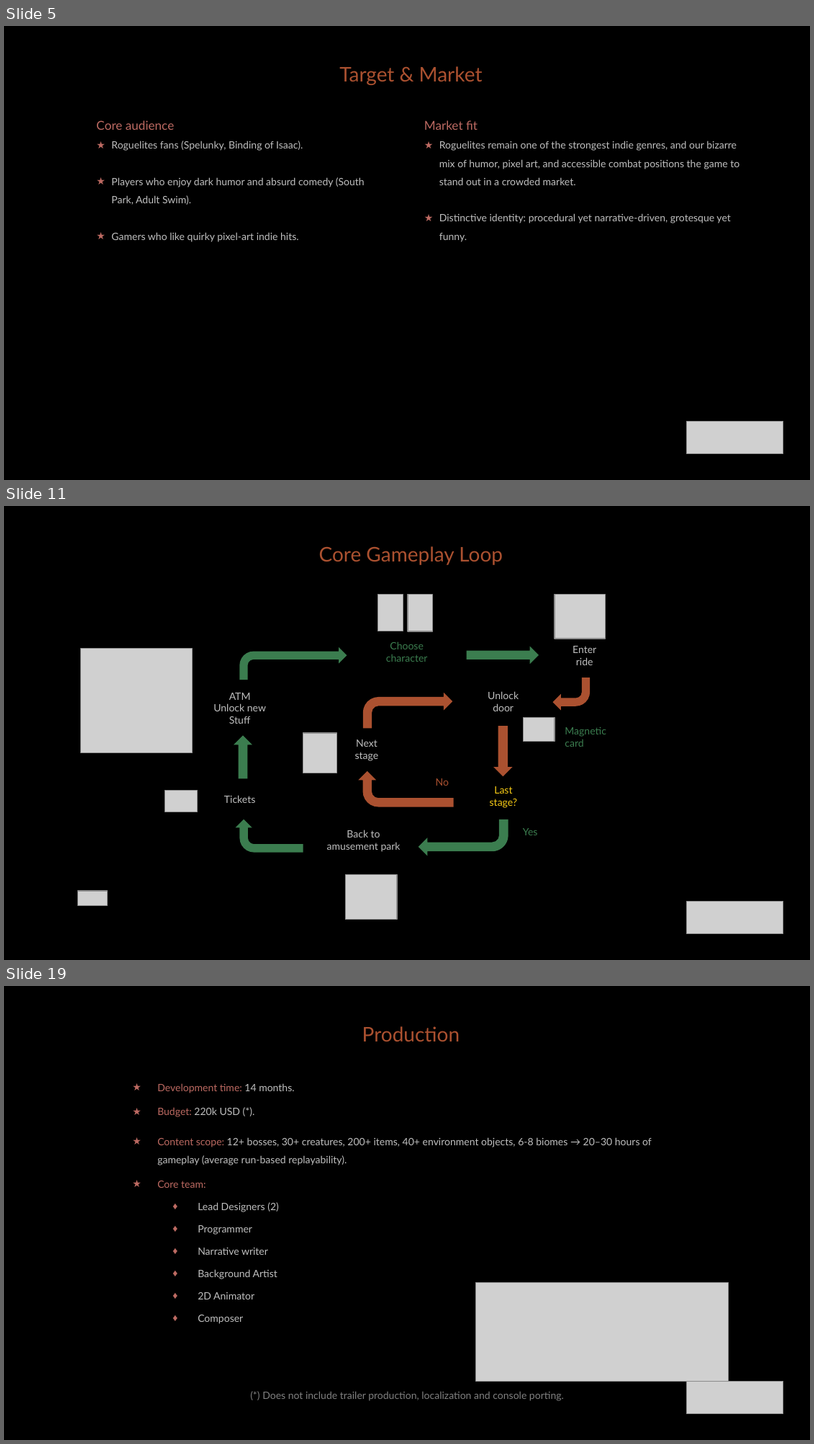
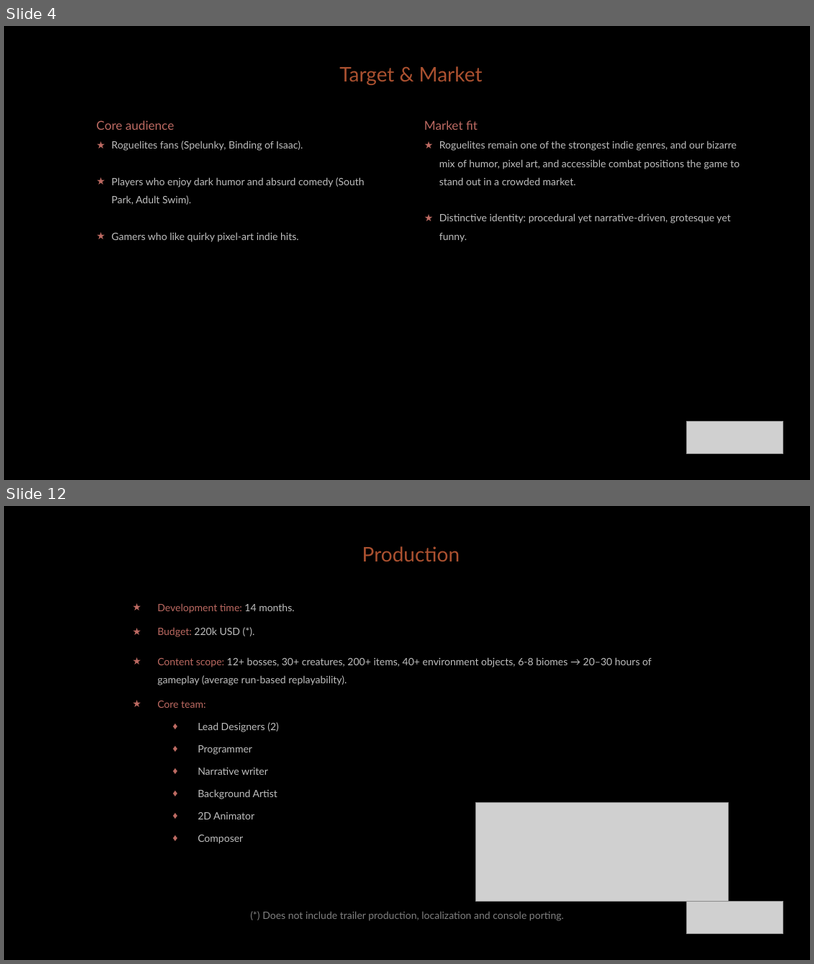
Before and after one commit to diegohcanepa/Remizione, a slide deck: Pitch Deck.pptx. Shown one above the other, each under a label of ours: slides 5, 11 and 19 before the commit, slides 4 and 12 after it; the slides between them are not shown. The pictures are 814x1444 and 814x964 pixels, drawn with LibreOffice and Linux fonts; fonts in the diff are those of the drawing; grey boxes stand for pictures; background and template pictures are left out. Boxes give left, top, right and bottom in pixels: in the first picture for what was removed or moved away, otherwise in the second. Text is boxed around its words. In the diff, an @@ line names an element or a change of style, - is before the commit and + after.

```diff
--- a/Pitch Deck.pptx
+++ b/Pitch Deck.pptx
@@ slide 11 removed at bbox=[4, 506, 810, 960], background picture (left out) @@
@@ text removed at bbox=[319, 546, 503, 565] @@
-Core Gameplay Loop
@@ picture removed at bbox=[378, 595, 403, 632] @@
@@ picture removed at bbox=[408, 595, 432, 632] @@
@@ picture removed at bbox=[555, 595, 606, 639] @@
@@ picture removed at bbox=[80, 648, 193, 752] @@
@@ bent arrow removed at bbox=[239, 647, 347, 680] @@
@@ text removed at bbox=[386, 642, 428, 662] @@
-Choose
-character
@@ right arrow removed at bbox=[467, 646, 540, 664] @@
@@ text removed at bbox=[573, 646, 597, 665] @@
-Enter
-ride
@@ bent arrow removed at bbox=[553, 678, 590, 710] @@
@@ text removed at bbox=[214, 692, 266, 723] @@
-ATM
-Unlock new
-Stuff
@@ bent arrow removed at bbox=[363, 692, 453, 728] @@
@@ text removed at bbox=[488, 691, 519, 711] @@
-Unlock
-door
@@ picture removed at bbox=[524, 717, 556, 741] @@
@@ right arrow removed at bbox=[234, 735, 253, 778] @@
@@ picture removed at bbox=[304, 733, 337, 773] @@
@@ text removed at bbox=[355, 739, 379, 761] @@
-Next
-stage
@@ right arrow removed at bbox=[494, 726, 513, 777] @@
@@ text removed at bbox=[565, 727, 607, 746] @@
-Magnetic
-card
@@ bent arrow removed at bbox=[359, 771, 454, 807] @@
@@ text removed at bbox=[436, 778, 449, 785] @@
-No
@@ text removed at bbox=[490, 786, 518, 808] @@
-Last
-stage?
@@ picture removed at bbox=[165, 790, 198, 811] @@
@@ text removed at bbox=[224, 795, 255, 803] @@
-Tickets
@@ bent arrow removed at bbox=[236, 819, 304, 852] @@
@@ text removed at bbox=[327, 829, 401, 852] @@
-Back to
-amusement park
@@ bent arrow removed at bbox=[419, 819, 509, 855] @@
@@ text removed at bbox=[523, 828, 538, 835] @@
-Yes
@@ picture removed at bbox=[77, 890, 107, 905] @@
@@ picture removed at bbox=[345, 875, 396, 920] @@
@@ picture removed at bbox=[687, 901, 784, 934] @@
@@ what was slide 5 is now slide 4 @@
@@ what was slide 19 is now slide 12 @@
```
Also in this commit, not shown: 8 slides changed, 2 slides added, 8 other slides removed, 22 other files.
